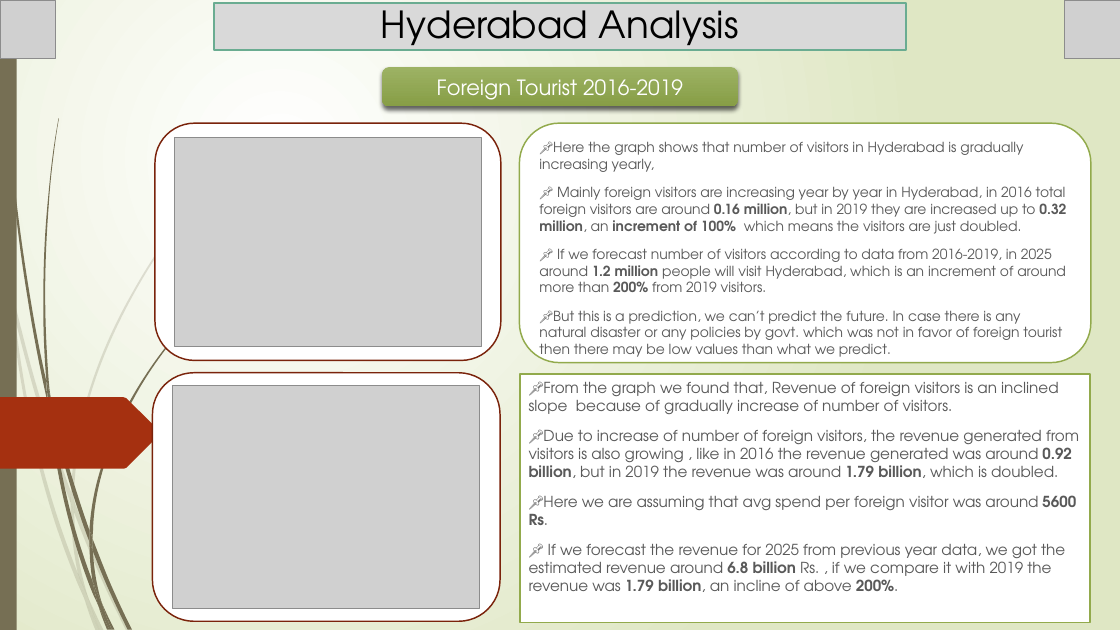
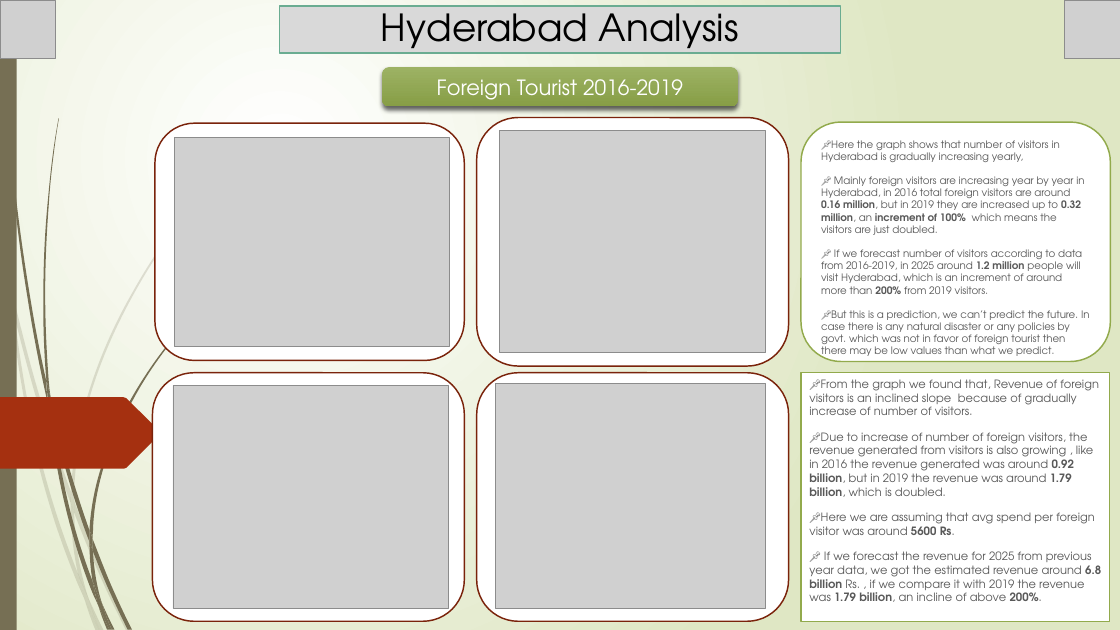
Before and after one commit to Kartik-Lohar/Telangana_Tourism, a slide deck: slide 10 of Tourism Challenge by Codebasics.pptx (slide 9 before the commit). Drawn at 1120x630 pixels with LibreOffice and Linux fonts; fonts in the diff are those of the drawing; grey boxes stand for pictures. Boxes give left, top, right and bottom in pixels: in the first picture for what was removed or moved away, otherwise in the second. Text is boxed around its words. In the diff, an @@ line names an element or a change of style, - is before the commit and + after.

Commit message:
Added 2025 estimate figures of Hyderabad

```diff
--- a/Tourism Challenge by Codebasics.pptx
+++ b/Tourism Challenge by Codebasics.pptx
@@ title "Hyderabad Analysis": place and size @@
-title "Hyderabad Analysis" at [214,3,907,50]
+title "Hyderabad Analysis" at [280,6,841,53]
@@ rounded rectangle added at [477,118,789,366], fill #FFFFFF, outline #7A240C 1.25 pt @@
@@ rounded rectangle: place and size @@
-rounded rectangle at [155,124,502,360]
+rounded rectangle at [155,124,465,360]
@@ picture: place and size @@
-picture at [175,137,482,346]
+picture at [175,137,450,346]
@@ picture added at [500,131,766,354] @@
@@ rounded rectangle "📌Here the graph shows that ...": place and size @@
-rounded rectangle "📌Here the graph shows that ..." at [519,124,1091,363]
+rounded rectangle "📌Here the graph shows that ..." at [802,122,1111,361]
@@ rounded rectangle "📌Here the graph shows that ..." at [802,122,1111,361]: size 11.9 to 8.8 pt @@
@@ rounded rectangle: place and size @@
-rounded rectangle at [153,373,501,622]
+rounded rectangle at [153,373,465,622]
@@ picture: place and size @@
-picture at [173,386,480,608]
+picture at [173,386,449,608]
@@ rounded rectangle added at [477,373,789,622], fill #FFFFFF, outline #7A240C 1.25 pt @@
@@ picture added at [496,383,766,608] @@
@@ subtitle "📌From the graph we found ...": place and size @@
-subtitle "📌From the graph we found ..." at [520,374,1091,623]
+subtitle "📌From the graph we found ..." at [802,373,1110,622]
@@ subtitle "📌From the graph we found ..." at [802,373,1110,622]: size 12.9 to 9.8 pt @@
```
Also in this commit, not shown: 10 other slides changed, 1 slide added, 1 slide removed, 1 other file.
